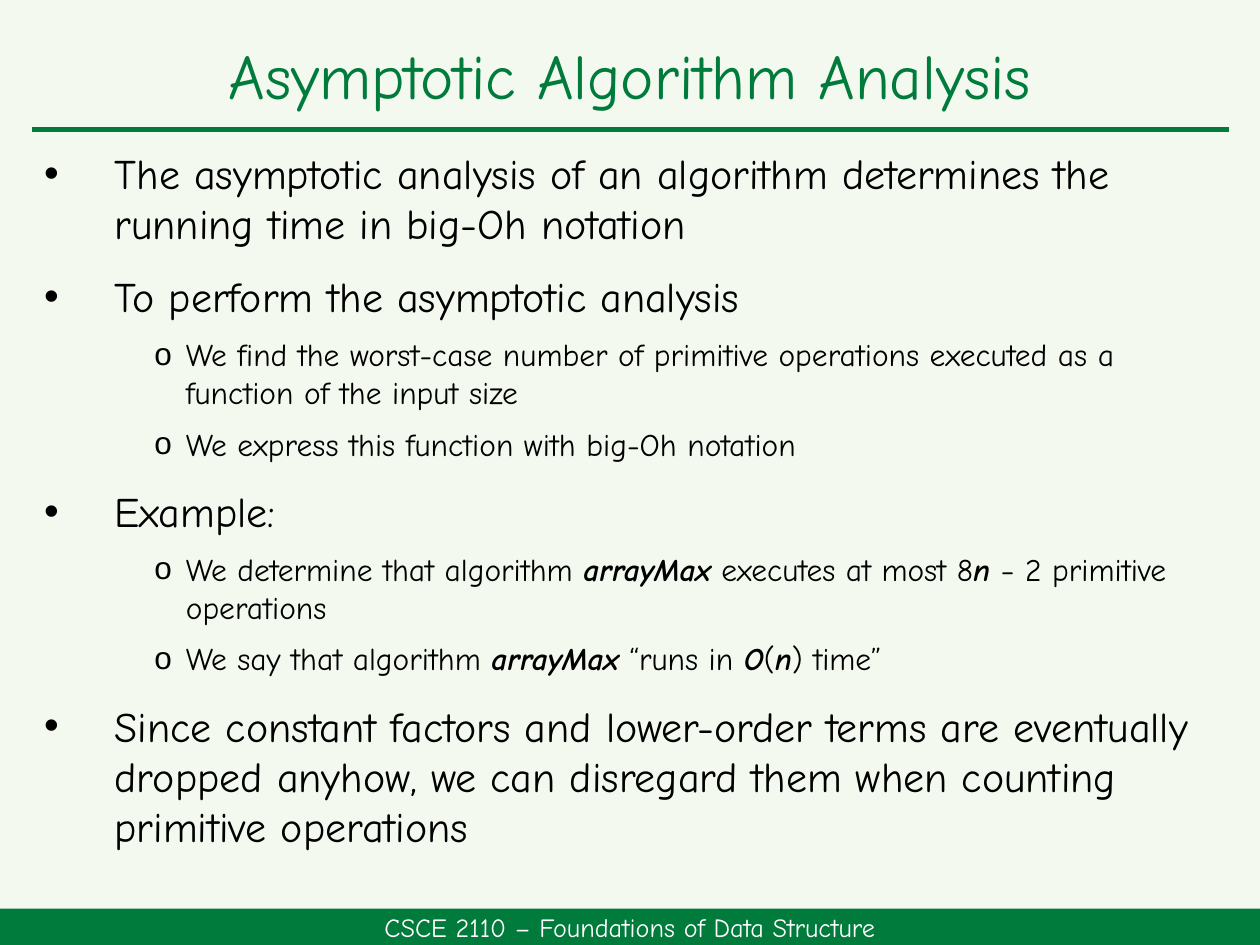
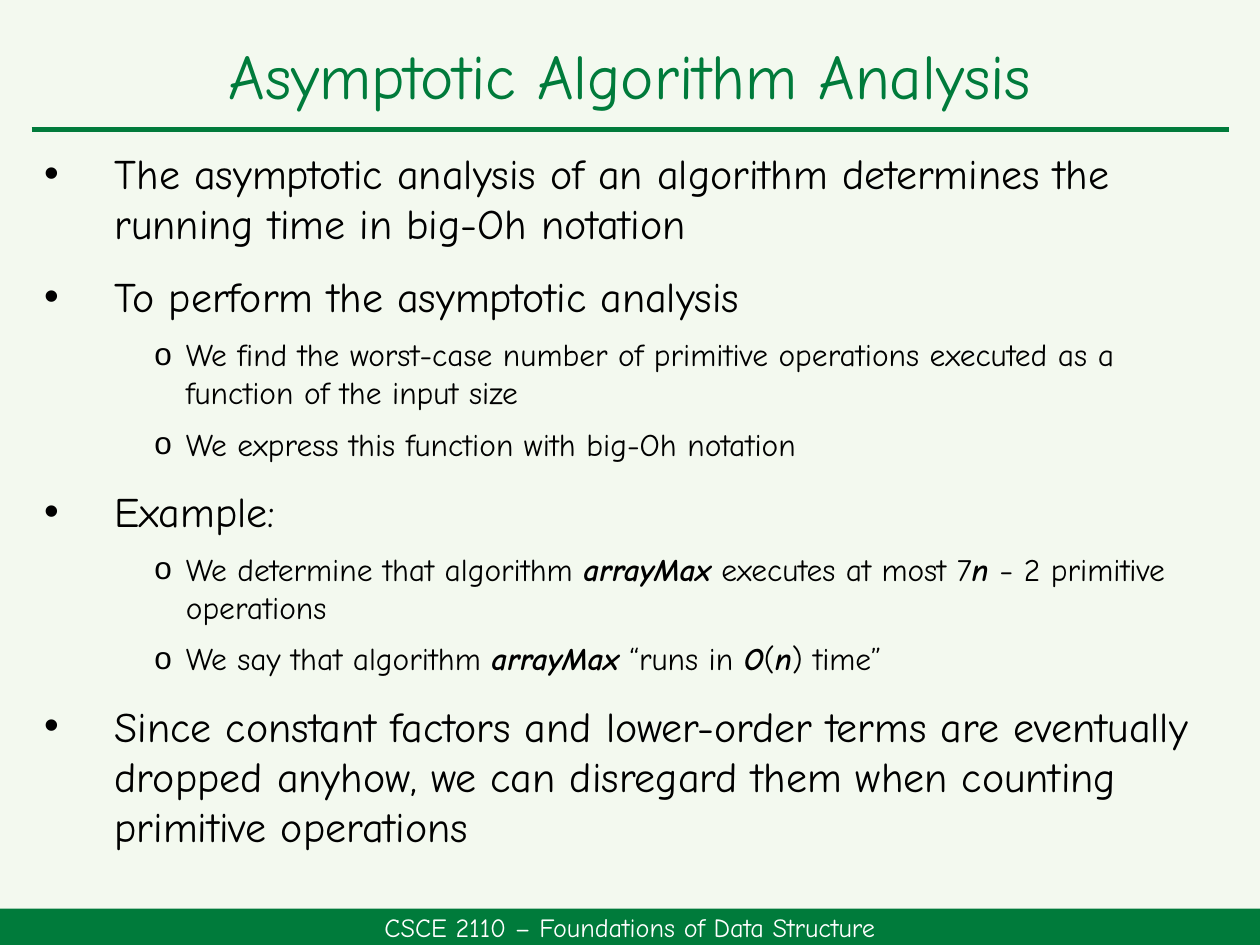
Before and after one commit to HengFan2010/hengfan2010.github.io, a slide deck: slide 23 of teaching/25F-2110/slides/2110-topic 3-Algorithm Analysis.pptx. Drawn at 1260x945 pixels with LibreOffice and Linux fonts; fonts in the diff are those of the drawing. Boxes give left, top, right and bottom in pixels: in the first picture for what was removed or moved away, otherwise in the second. Text is boxed around its words. In the diff, an @@ line names an element or a change of style, - is before the commit and + after.

```diff
--- a/teaching/25F-2110/slides/2110-topic 3-Algorithm Analysis.pptx
+++ b/teaching/25F-2110/slides/2110-topic 3-Algorithm Analysis.pptx
@@ text at [186, 559, 1165, 625]: text changed @@
-  o We determine that algorithm arrayMax executes at most 8n − 2 primitive operations
+  o We determine that algorithm arrayMax executes at most 7n − 2 primitive operations
```
Also in this commit, not shown: 1 other slide changed, 1 other file.
